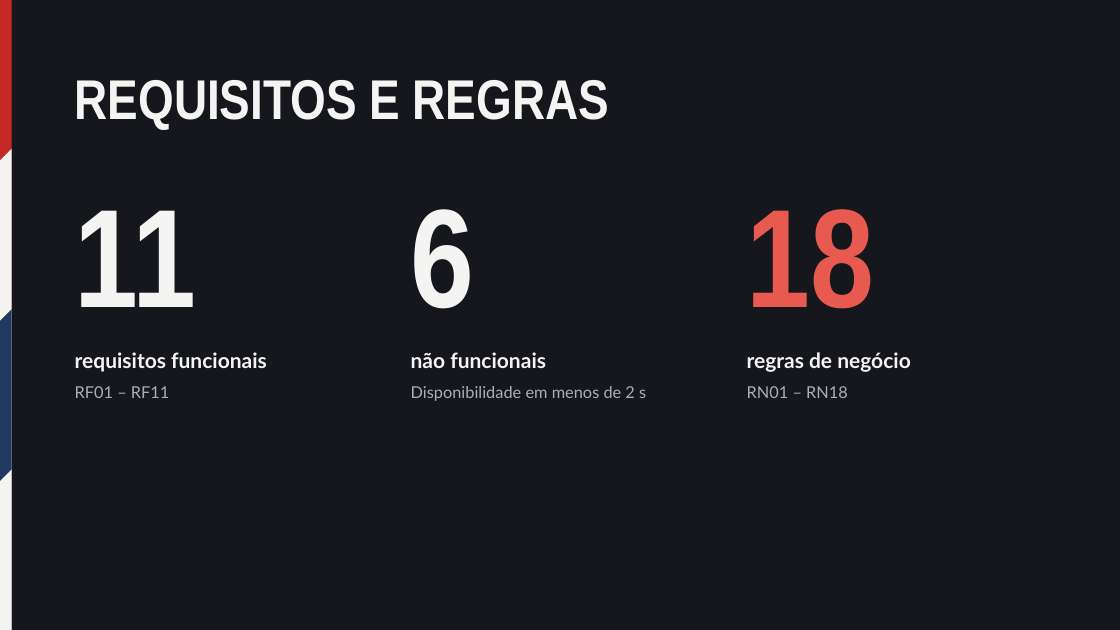
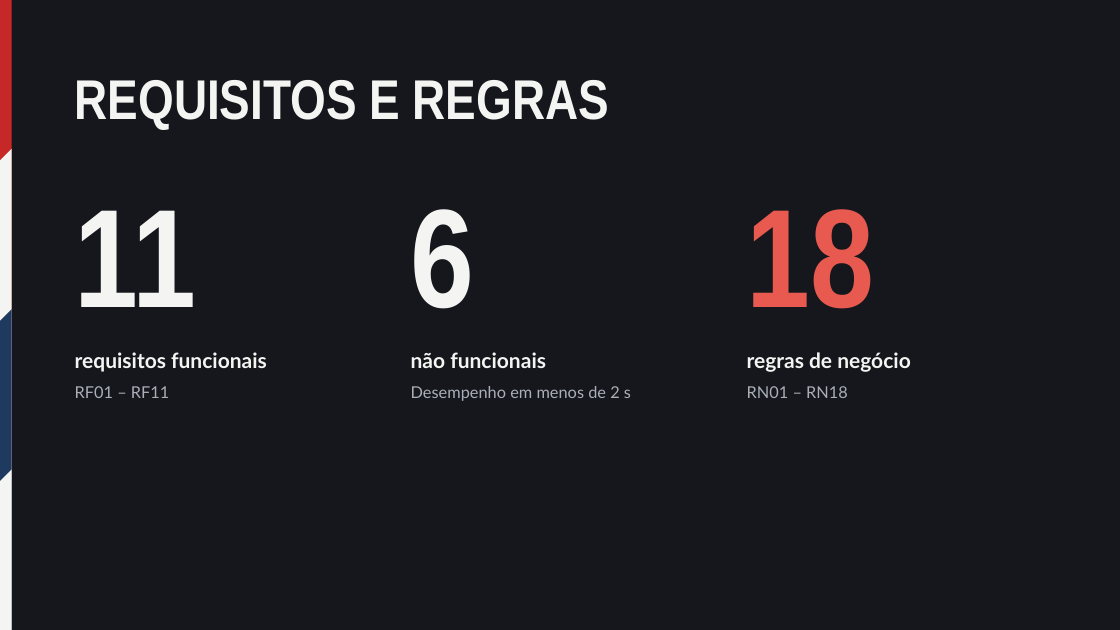
Before and after one commit to gustavofjose/BarbeariaTheFamily, a slide deck: slide 6 of docs/slides.pptx. Drawn at 1120x630 pixels with LibreOffice and Linux fonts; fonts in the diff are those of the drawing. Boxes give left, top, right and bottom in pixels: in the first picture for what was removed or moved away, otherwise in the second. Text is boxed around its words. In the diff, an @@ line names an element or a change of style, - is before the commit and + after.

```diff
--- a/docs/slides.pptx
+++ b/docs/slides.pptx
@@ text at <box>411,386,631,401</box>: text changed @@
-Disponibilidade em menos de 2 s
+Desempenho em menos de 2 s
```
Also in this commit, not shown: 5 other slides changed.
